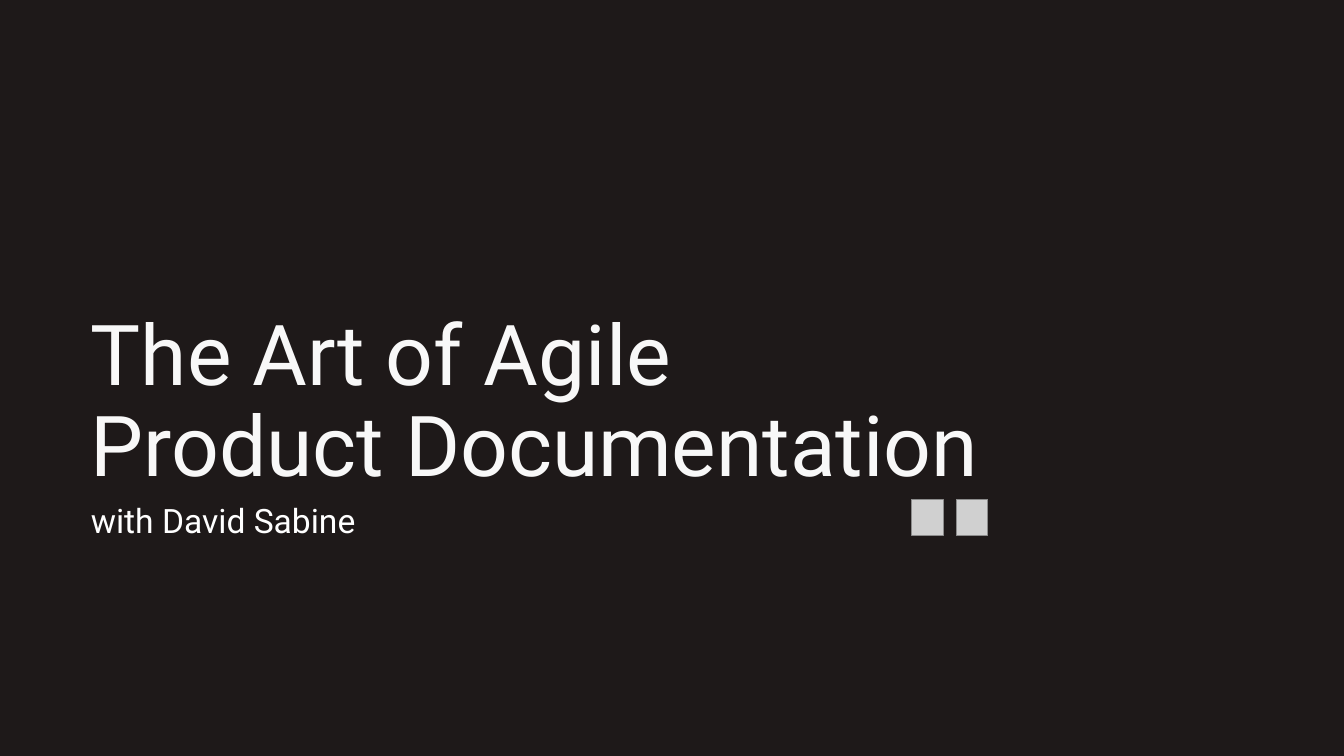
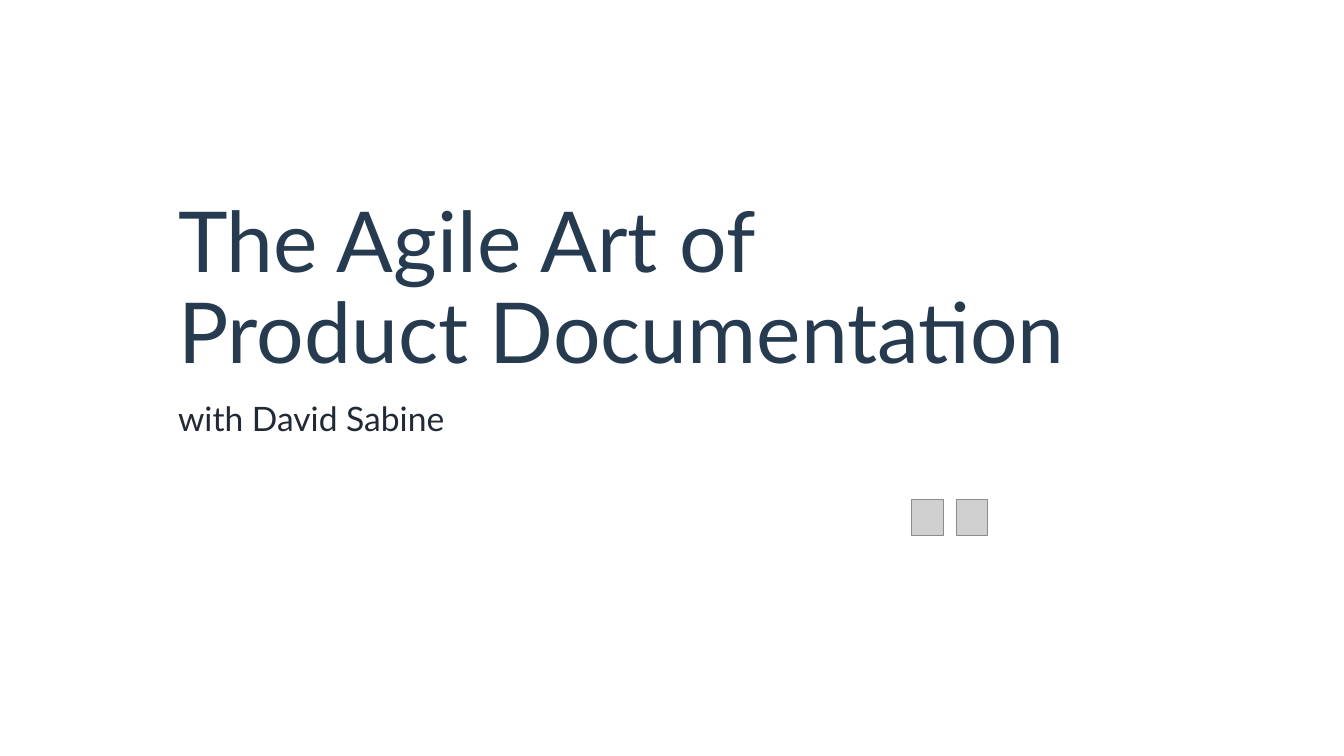
Before and after one commit to DavidSabine/The-Art-of-Agile-Product-Documentation, a slide deck: slide 1 of assets/The Art of Agile Documentation — Presentation — by David Sabine.pptx. Drawn at 1344x756 pixels with LibreOffice and Linux fonts; fonts in the diff are those of the drawing; grey boxes stand for pictures; background and template pictures are left out. Boxes give left, top, right and bottom in pixels: in the first picture for what was removed or moved away, otherwise in the second. Text is boxed around its words. In the diff, an @@ line names an element or a change of style, - is before the commit and + after.

```diff
--- a/assets/The Art of Agile Documentation — Presentation — by David Sabine.pptx
+++ b/assets/The Art of Agile Documentation — Presentation — by David Sabine.pptx
@@ background #1E1919 to #FFFFFF @@
@@ title at [178, 210, 1065, 364]: text changed; font Roboto to Lato; text colour #F8F8F8 to #263B4F @@
-The Art of Agile
-Product Documentation
+The Agile Art of
+Product Documentation
@@ subtitle "with David Sabine": place and size @@
-subtitle "with David Sabine" at [91, 507, 356, 534]
+subtitle "with David Sabine" at [178, 406, 444, 432]
@@ subtitle "with David Sabine" at [178, 406, 444, 432]: font Roboto to Lato, text colour #FFFFFF to #212934 @@
```
Also in this commit, not shown: 20 other slides changed, 4 other files.
